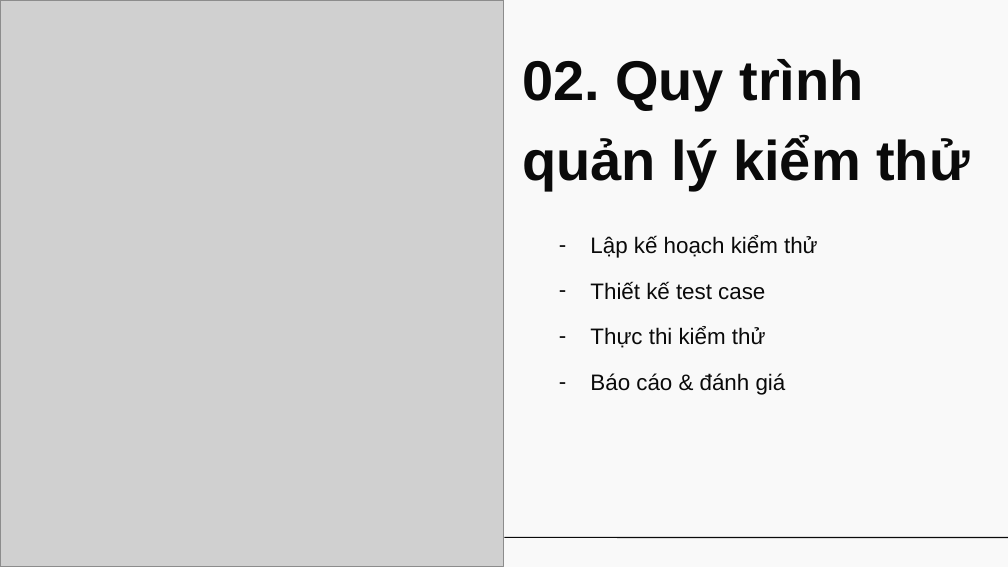
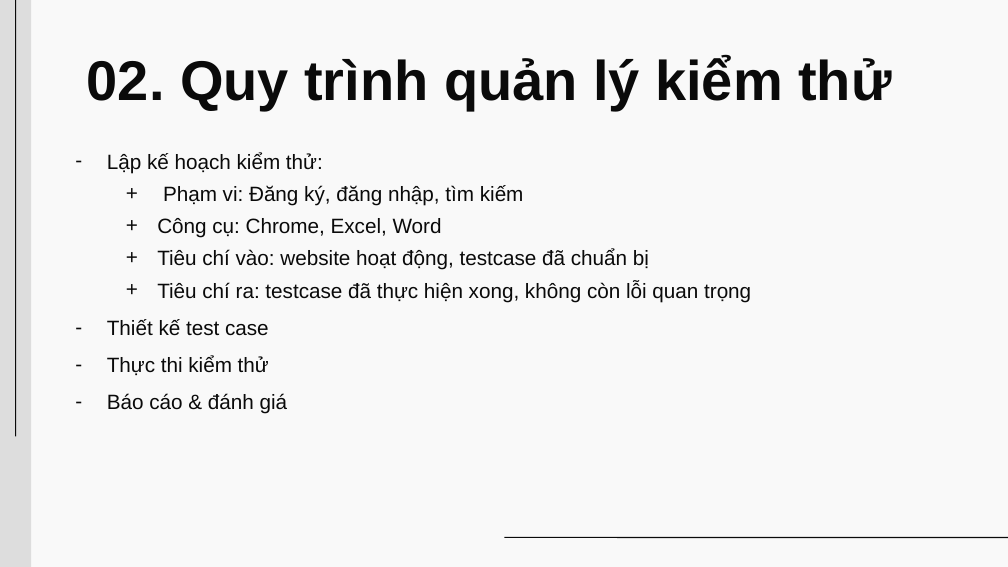
Before and after one commit to anhthu240/Nguy-n-Th-Anh-Th-_B-o-c-o-gi-a-k-, a slide deck: slide 3 of Kiểm thử Phần mềm.pptx. Drawn at 1008x567 pixels with LibreOffice and Linux fonts; fonts in the diff are those of the drawing; grey boxes stand for pictures. Boxes give left, top, right and bottom in pixels: in the first picture for what was removed or moved away, otherwise in the second. Text is boxed around its words. In the diff, an @@ line names an element or a change of style, - is before the commit and + after.

```diff
--- a/Kiểm thử Phần mềm.pptx
+++ b/Kiểm thử Phần mềm.pptx
@@ picture removed at bbox=[0, 0, 504, 566] @@
@@ text "02. Quy trình quản lý ..." rewrapped from bbox=[522, 59, 969, 190] to bbox=[87, 56, 891, 110] @@
@@ text "Lập kế hoạch kiểm thử:": place and size @@
-text "Lập kế hoạch kiểm thử:" at bbox=[590, 235, 818, 395]
+text "Lập kế hoạch kiểm thử:" at bbox=[107, 152, 751, 414]
@@ text at bbox=[107, 152, 751, 302]: text changed; size 16 to 14.8 pt @@
-– Lập kế hoạch kiểm thử
+– Lập kế hoạch kiểm thử:
+  + Phạm vi: Đăng ký, đăng nhập, tìm kiếm
+  + Công cụ: Chrome, Excel, Word
+  + Tiêu chí vào: website hoạt động, testcase đã chuẩn bị
+  + Tiêu chí ra: testcase đã thực hiện xong, không còn lỗi quan trọng
@@ text at bbox=[107, 319, 288, 414]: size 16 to 14.8 pt in "Thiết kế test case", "Thực thi kiểm thử", "Báo cáo & đánh giá"; line spacing 1.7 to 1.5 @@
```
Also in this commit, not shown: 1 other slide changed, 1 slide removed.
